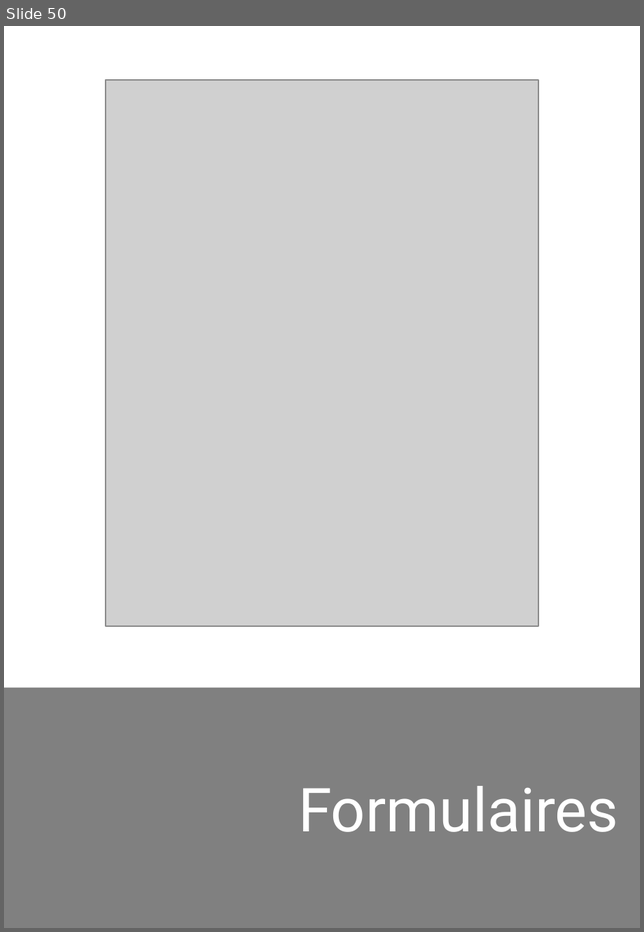
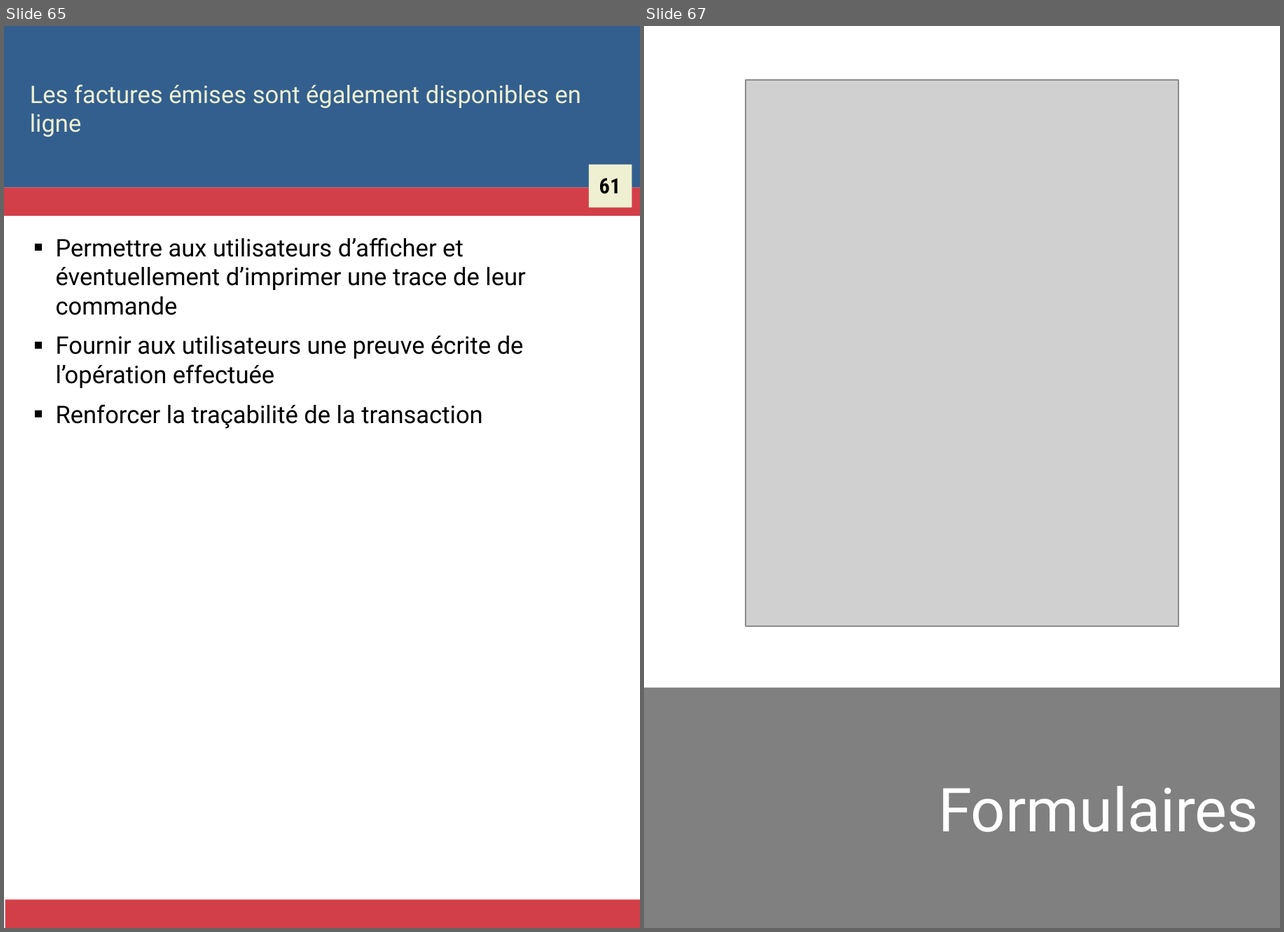
Before and after one commit to Zigazou/bonnes-pratiques-illustrees, a slide deck: bonnes-pratiques.odp. Shown side by side, each under a label of ours: slide 50 before the commit, slides 65 and 67 after it; the slides between them are not shown. The pictures are 644x932 and 1284x932 pixels, drawn with LibreOffice and Linux fonts; fonts in the diff are those of the drawing; grey boxes stand for pictures. Boxes give left, top, right and bottom in pixels: in the first picture for what was removed or moved away, otherwise in the second. Text is boxed around its words. In the diff, an @@ line names an element or a change of style, - is before the commit and + after.

```diff
--- a/bonnes-pratiques.odp
+++ b/bonnes-pratiques.odp
@@ slide 65 added at [4, 26, 640, 928], background #FFFFFF @@
@@ rectangle added at [4, 26, 640, 188], fill #325F8E @@
@@ title added at [30, 84, 581, 137], 16 pt, text #EFF0D1 @@
+Les factures émises sont également disponibles en ligne
@@ rectangle added at [588, 165, 631, 207], fill #EFF0D1 @@
@@ rectangle added at [4, 188, 640, 216], fill #D33F49 @@
@@ text added at [599, 178, 621, 194], 14 pt, text #000000, bold @@
+61
@@ text added at [56, 237, 525, 428], 16 pt, text #000000 @@
+■ Permettre aux utilisateurs d’afficher et éventuellement d’imprimer une trace de leur commande
+■ Fournir aux utilisateurs une preuve écrite de l’opération effectuée
+■ Renforcer la traçabilité de la transaction
@@ rectangle added at [5, 900, 640, 928], fill #D33F49 @@
@@ what was slide 50 is now slide 67 @@
```
Also in this commit, not shown: 16 other slides added, 1 other file.
